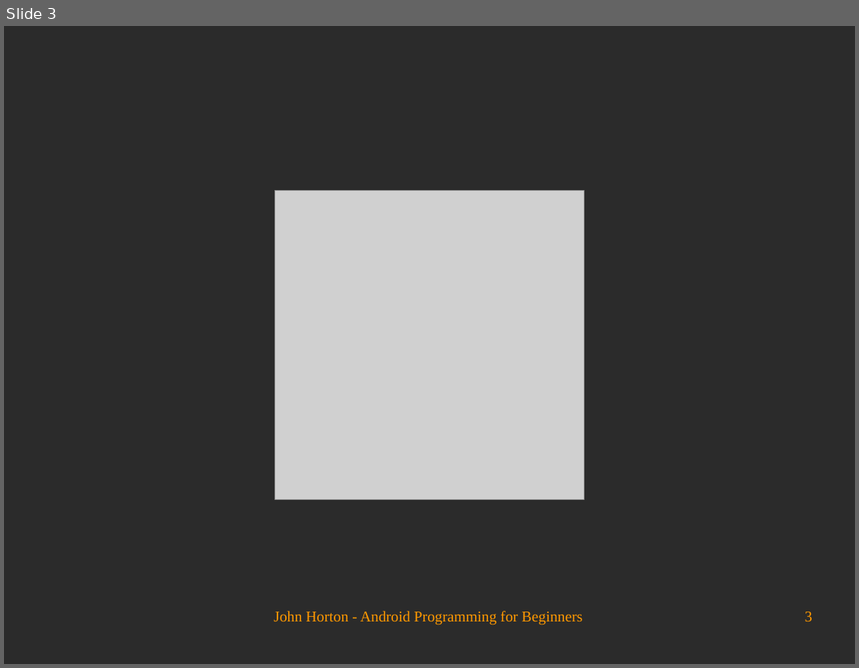
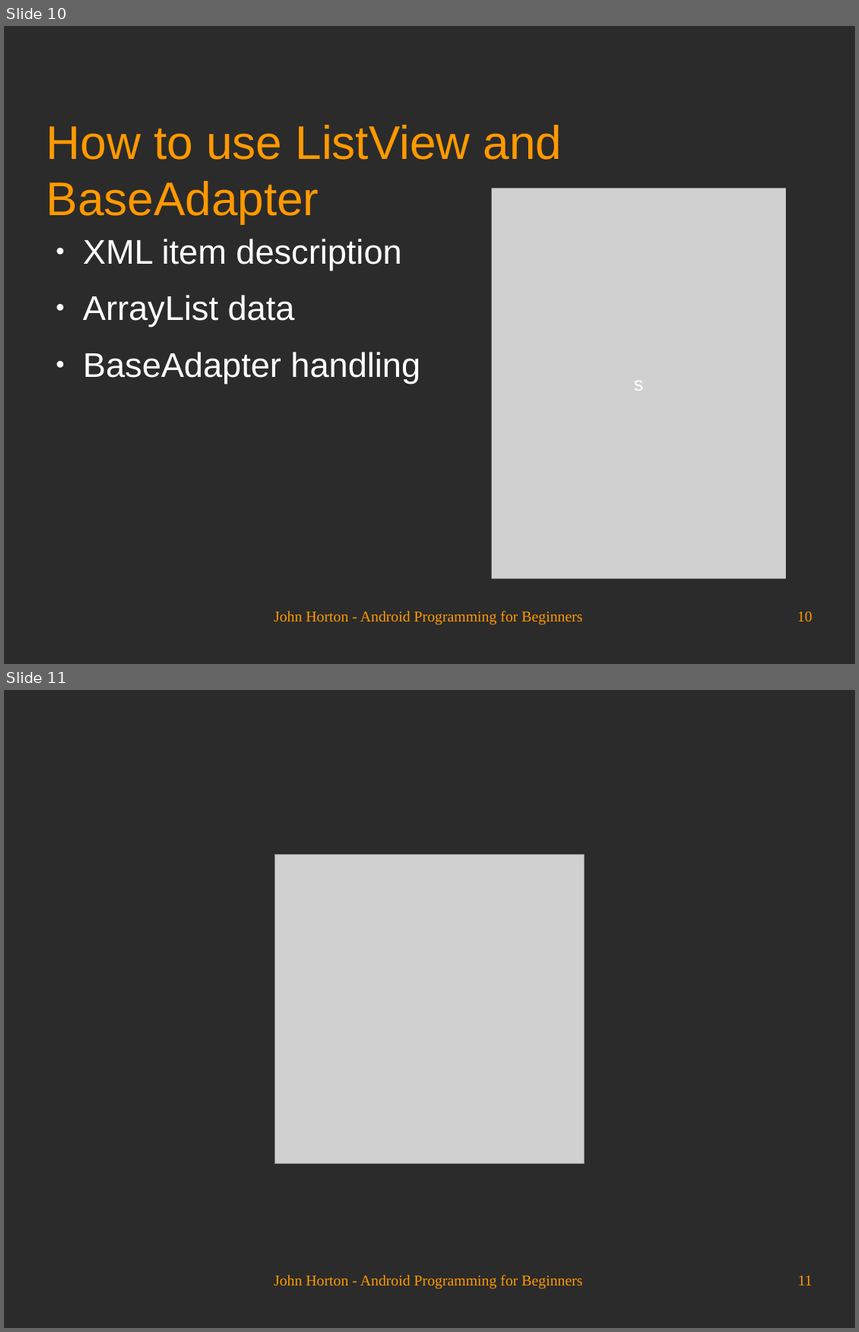
Before and after one commit to Academy-Soft-Intellect/Android-Programming-for-Beginners, a slide deck: 13_Handling_and_Displaying_Arrays_of_Data.odp. Shown one above the other, each under a label of ours: slide 3 before the commit, slides 10 and 11 after it. The pictures are 859x668 and 859x1332 pixels, drawn with LibreOffice and Linux fonts; fonts in the diff are those of the drawing; grey boxes stand for pictures; background and template pictures are left out; a plain dark background stands for a picture behind light text. Boxes give left, top, right and bottom in pixels: in the first picture for what was removed or moved away, otherwise in the second. Text is boxed around its words. In the diff, an @@ line names an element or a change of style, - is before the commit and + after.

```diff
--- a/13_Handling_and_Displaying_Arrays_of_Data.odp
+++ b/13_Handling_and_Displaying_Arrays_of_Data.odp
@@ slide 10 added at [4,26,855,664], background picture (left out) @@
@@ title added at [47,125,563,224], 44 pt, text #FF9900 @@
+How to use ListView and BaseAdapter
@@ picture added at [492,188,787,579], 18 pt, text #FFFFFF @@
+s
@@ text added at [83,239,420,383], 32 pt, text #FFFFFF @@
+● XML item description
+● ArrayList data
+● BaseAdapter handling
@@ text added at [274,611,582,626], 14 pt, text #FF9900 @@
+John Horton - Android Programming for Beginners
@@ page number added at [797,612,813,622], 14 pt, text #FF9900 @@
+10
@@ what was slide 3 is now slide 11 @@
@@ page number at [798,1276,813,1286]: text changed @@
-3
+11
```
Also in this commit, not shown: 2 slides changed, 7 other slides added.
